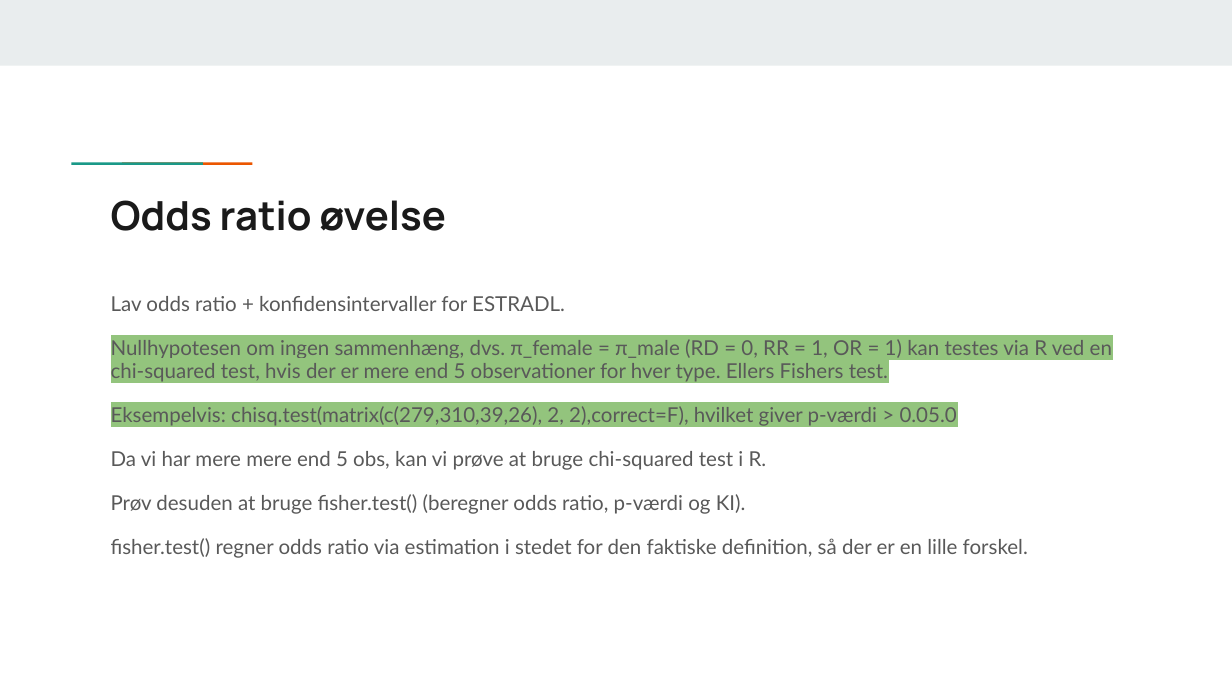
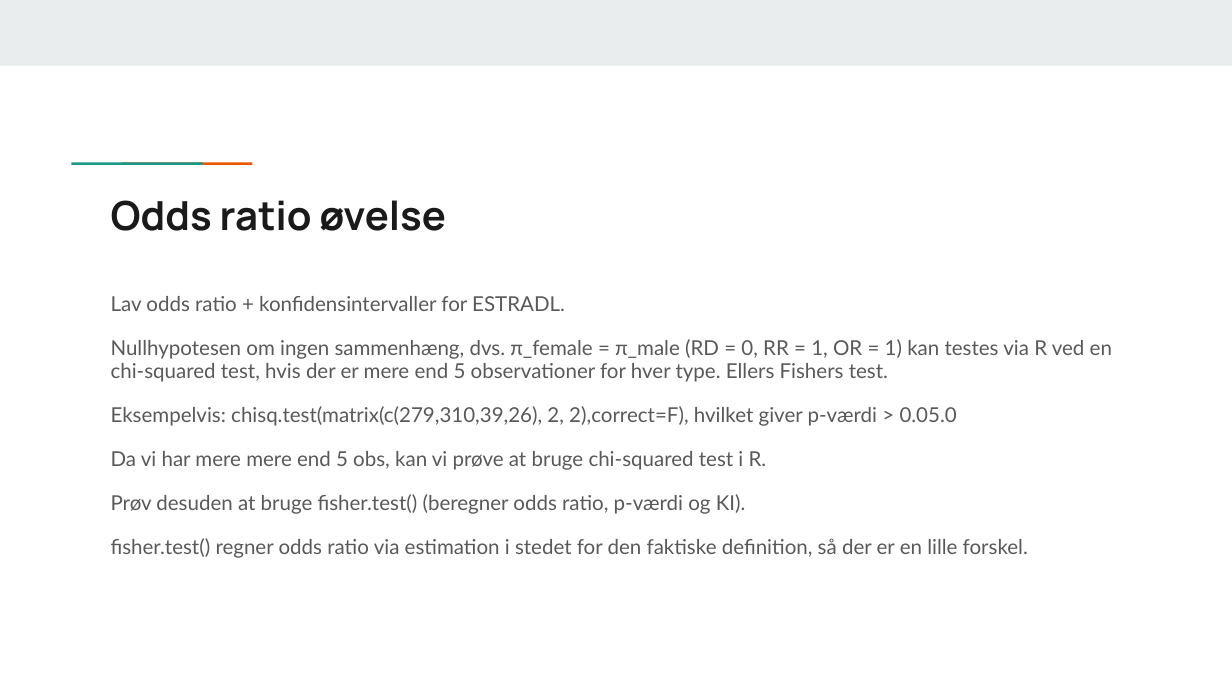
Before and after one commit to KUBDatalab/R-PUFF-1-deskriptiv, a slide deck: slide 19 of files/Modul_4_Behandling_af_kategoriske_data.pptx. Drawn at 1232x693 pixels with LibreOffice and Linux fonts; fonts in the diff are those of the drawing. Boxes give left, top, right and bottom in pixels: in the first picture for what was removed or moved away, otherwise in the second. Text is boxed around its words. In the diff, an @@ line names an element or a change of style, - is before the commit and + after.

Commit message:
Nye slides

```diff
--- a/files/Modul_4_Behandling_af_kategoriske_data.pptx
+++ b/files/Modul_4_Behandling_af_kategoriske_data.pptx
@@ text at [111,339,1112,426]: highlight #93C47D to none in "Nullhypotesen om ingen sammenhæng, dvs. π_female = ...", "Eksempelvis: chisq.test(matrix(c(279,310,39,26), 2, 2),corre ..." @@
```
Also in this commit, not shown: 4 other slides changed.
